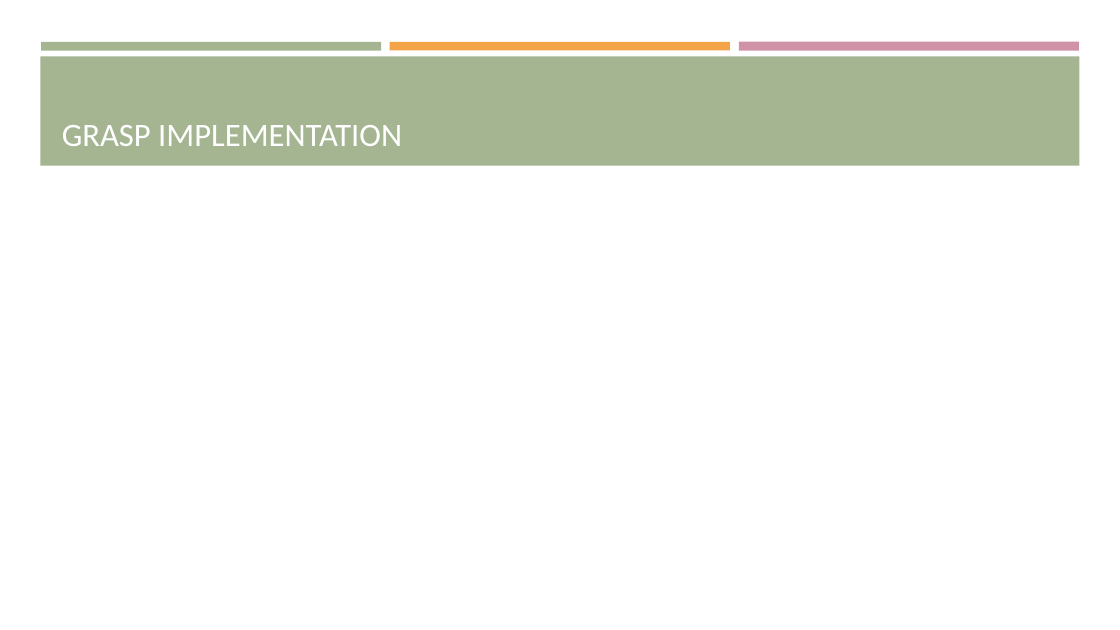
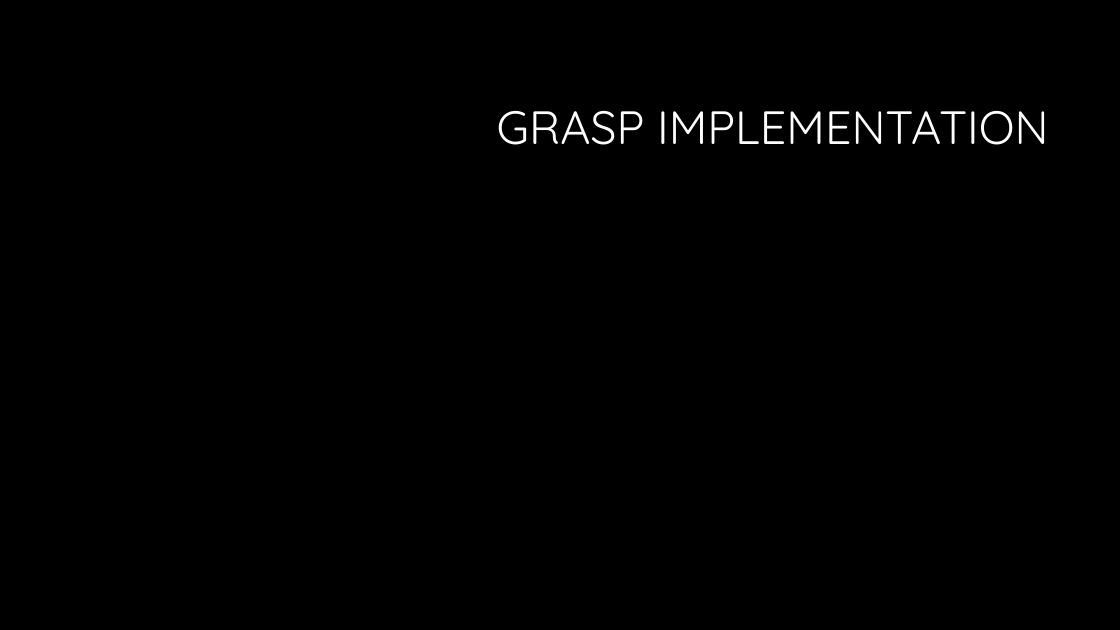
Before and after one commit to hedeen/tp_2_stockmate, a slide deck: slide 8 of tp_2_stockmate/documentation/TP_2_2_Presentation_StockMate.pptx (slide 6 before the commit). Drawn at 1120x630 pixels with LibreOffice and Linux fonts; fonts in the diff are those of the drawing; background and template pictures are left out. Boxes give left, top, right and bottom in pixels: in the first picture for what was removed or moved away, otherwise in the second. Text is boxed around its words. In the diff, an @@ line names an element or a change of style, - is before the commit and + after.

Commit message:
updated powerpoint: includes uml diagram, updated background, formatting

```diff
--- a/tp_2_stockmate/documentation/TP_2_2_Presentation_StockMate.pptx
+++ b/tp_2_stockmate/documentation/TP_2_2_Presentation_StockMate.pptx
@@ background #FFFFFF to #000000 @@
@@ rectangle removed at [40,56,1080,166] @@
@@ rectangle removed at [41,42,381,50] @@
@@ rectangle removed at [390,42,730,50] @@
@@ rectangle removed at [739,42,1079,51] @@
@@ title "GRASP IMPLEMENTATION": place and size @@
-title "GRASP IMPLEMENTATION" at [62,125,402,146]
+title "GRASP IMPLEMENTATION" at [497,111,1048,145]
@@ title "GRASP IMPLEMENTATION" at [497,111,1048,145]: size 28 to 40 pt, font Calibri to Quicksand; alignment left to right; line spacing 1 to 0.9; vertical alignment bottom to middle @@
```
Also in this commit, not shown: 5 other slides changed, 3 slides added, 1 slide removed.
